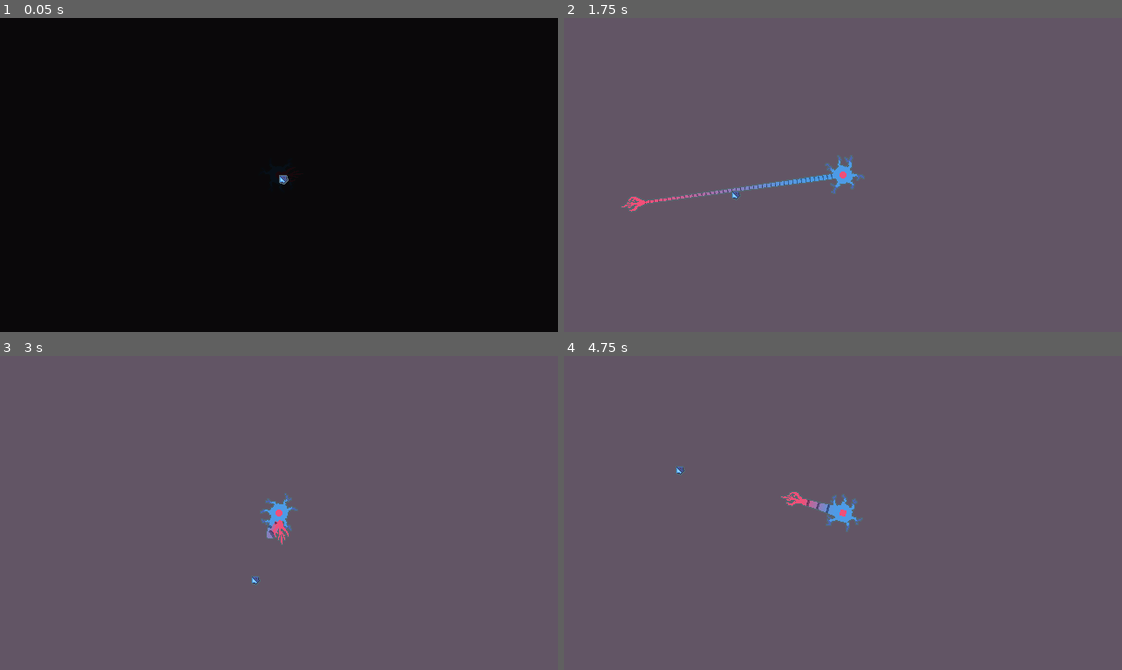
Above: before the commit, frames 1-4 (two rows, left to right).
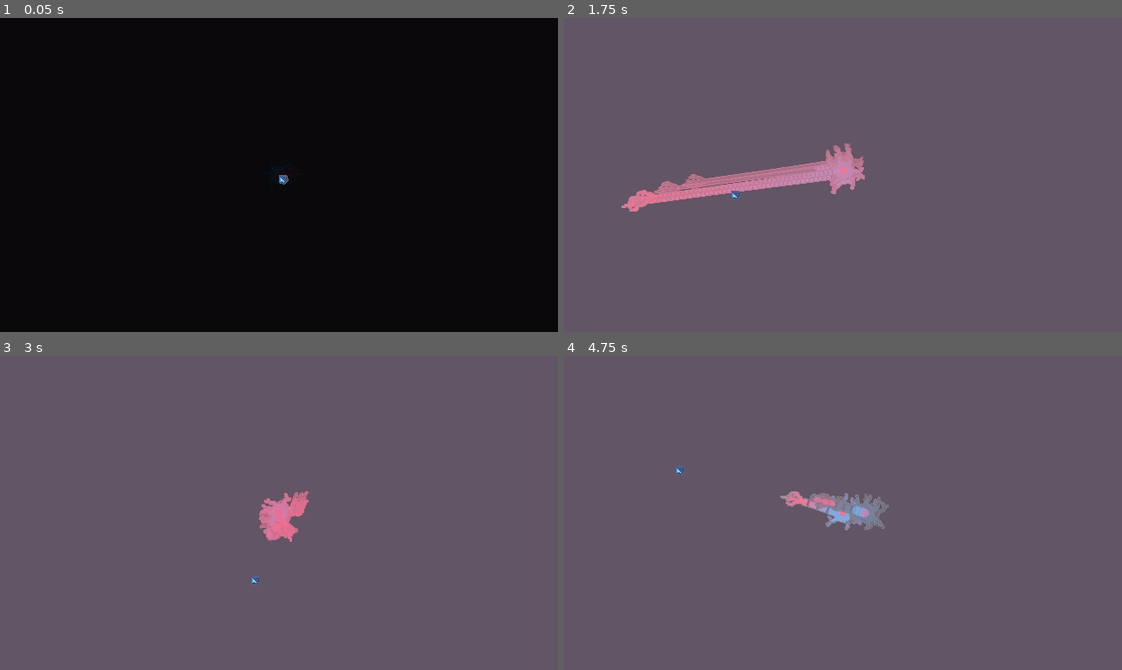
Above: after the commit, the same moments.

Repository: bnhrl/MomentumIsEverythingCountDown
Game: Godot game, scene res://Game/Player/player.tscn
Two runs of this game, one before a commit and one after it. Both use one fixed random seed, a clock stepped at 60 frames per second and the inputs below. This scene is started directly instead of the project's main scene.
Inputs (mouse positions are in pixels of both pictures, inside the frame that each line leads up to):
- Up to frame 1 (0.05 s): no input
- Up to frame 2 (1.75 s): move the mouse to (965, 159) at 0.52 s; hold D (right) 0.53-1.28 s; hold Space (reserve_ion, bound only after the commit) 0.53-1.28 s; move the mouse to (731, 190) at 1.27 s; hold S (down) from 1.28 s (still down); click (731, 190) at 1.35 s; tap Space (reserve_ion, bound only after the commit) at 1.55 s
- Up to frame 3 (3 s): move the mouse to (334, 443) at 2.02 s; release S (down) at 2.03 s; hold D (right) 2.03-2.78 s; hold Space (reserve_ion, bound only after the commit) 2.03-2.78 s; move the mouse to (251, 575) at 2.77 s; hold W (up) from 2.78 s (still down); tap Space (reserve_ion, bound only after the commit) at 2.85 s
- Up to frame 4 (4.75 s): move the mouse to (1010, 560) at 3.52 s; release W (up) at 3.53 s; hold Space (reserve_ion, bound only after the commit) 3.53-4.28 s; hold A (left) from 3.53 s (still down); click (1010, 560) at 3.6 s; tap R (restart) at 4.15 s; move the mouse to (675, 465) at 4.27 s; tap Space (reserve_ion, bound only after the commit) at 4.35 s

The runs differ from the first frame. In frame 2, 2.7% of the frame differs, in the area x 10-54%, y 39-62%; in frame 3, 0.9%; in frame 4, 1.2%.

Commit message:
Added "ION RESERVE" ability (wip?)

Diff:
--- a/Assets/Shaders/outline_2d.gdshader
+++ b/Assets/Shaders/outline_2d.gdshader
@@ -6,6 +6,7 @@
 
 uniform bool on_canvas_group = true;
 uniform float outline_thickness : hint_range(0, 10) = 1.0;
+uniform vec4 addition : source_color = vec4(1.0, 1.0, 1.0, 0.0);
 
 void fragment() {
 	if (on_canvas_group) {
@@ -39,4 +40,6 @@
 		vec4 color = texture(TEXTURE, UV);
 		COLOR = mix(color, outline_color, outline - color.a);
 	}
+
+	COLOR.rgb = mix(COLOR.rgb, addition.rgb, addition.a);
 }
--- a/Game/Player/player.gd
+++ b/Game/Player/player.gd
@@ -8,14 +8,16 @@
 func _ready() -> void:
 	_ready_tail()
 	Camera.target = self
-	grapple_direction_indicator.hide()
 
 func _physics_process(delta: float) -> void:
 	_process_movement(delta)
 	_process_tail(delta)
 	_process_visuals(delta)
+	_process_direction_indicator()
 	_process_grabber()
+	_process_momentum_ability()
 	_process_grappling(delta)
+	_process_flash()
 
 
 # Movement
@@ -93,13 +95,51 @@
 # Body Visuals & Audio
 @onready var model: CanvasGroup = $Model
 @onready var _body: AnimatedSprite2D = $Model/Body
-@onready var _center: Sprite2D = $Model/Center
+@onready var _center: AnimatedSprite2D = $Model/Center
 func _process_visuals(delta: float) -> void:
 	if dead: return
 
 	var angle := get_angle_to(get_global_mouse_position())
 	_body.rotation = LerpHelper.la(_body.rotation, angle, 16.0, delta)
 	_center.rotation = LerpHelper.la(_center.rotation, angle, 4.0, delta)
+	model.material.set_shader_parameter("addition", flash_color)
+	if stored_momentum > 0.0:
+		model.material.set_shader_parameter("outline_thickness", (sin(Time.get_ticks_msec() * 0.01) + 2.0))
+	else:
+		model.material.set_shader_parameter("outline_thickness", 1.0)
+
+func _process_direction_indicator() -> void:
+	if retracting_tail or releasing_momentum:
+		direction_indicator.look_at(get_global_mouse_position())
+		direction_indicator.show()
+	else:
+		direction_indicator.hide()
+
+var flash_color := Color.TRANSPARENT
+var flash_tween: Tween
+func flash(time := 0.5, color := Color.WHITE) -> void:
+	flash_color = color
+	if flash_tween: flash_tween.kill()
+	flash_tween = create_tween()
+	flash_tween.tween_property(self, "flash_color", Color.TRANSPARENT, time)
+
+func _process_flash() -> void:
+	model.material.set_shader_parameter("addition", flash_color)
+
+func shoot_clone(time := 0.5, clone_movement := Vector2.ZERO) -> void:
+	var clone := model.duplicate()
+	get_tree().current_scene.add_child(clone)
+	clone.global_transform = model.global_transform
+	var tween := create_tween()
+	tween.tween_property(clone, "modulate:a", 0.0, time)
+	tween.parallel().tween_property(clone, "global_position", clone.global_position + clone_movement, time).set_trans(Tween.TRANS_EXPO).set_ease(Tween.EASE_OUT)
+	tween.tween_callback(clone.queue_free)
+
+func bleed(angle: float) -> void:
+	if dead: return
+
+	$NotBloodParticles.rotation = angle
+	$NotBloodParticles.restart()
 
 const _RICOCHET_AUDIOS := [preload("uid://c0xfowxnk65ro"), preload("uid://cgev1lhy8m65c"), preload("uid://d2i8mrtm6x368")]
 const _KILL_AUDIOS := [preload("uid://cw51rnwwiauia"),preload("uid://ch76w0ku3btqh")]
@@ -134,7 +174,7 @@
 var retracting_tail := false
 var attempting_to_grapple := false
 var grappled_object: Node2D
-@onready var grapple_direction_indicator: Polygon2D = $GrappleDirectionIndicator
+@onready var direction_indicator: Polygon2D = $DirectionIndicator
 func _process_grappling(delta: float) -> void:
 	if !dead: _process_grapple_controls()
 	if !grappled_object:
@@ -159,16 +199,13 @@
 	momentum += global_position.direction_to(grappled_object.global_position) * 3000.0 * delta
 
 func _process_grapple_controls() -> void:
-	if !grappled_object:
+	if not grappled_object and not releasing_momentum:
 		if Input.is_action_pressed("grapple") and !attempting_to_grapple: # Grapple slow-down
 			retracting_tail = true
 			GameTime.set_temp_scale(0.1)
-			grapple_direction_indicator.look_at(get_global_mouse_position())
-			grapple_direction_indicator.show()
 		elif Input.is_action_just_released("grapple") and !attempting_to_grapple: # Grapple shoot
 			retracting_tail = false
 			grapple_direction = global_position.direction_to(get_global_mouse_position())
-			grapple_direction_indicator.hide()
 			$GrappleSoundPlayer.pitch_scale = randf_range(0.75, 1.25)
 			$GrappleSoundPlayer.play()
 			attempting_to_grapple = true
@@ -194,6 +231,49 @@
 func _on_grapple_timer_timeout() -> void:
 	if grappled_object: return
 	attempting_to_grapple = false
+
+
+# Ion Reserve/Release
+var stored_momentum := 0.0
+var holding_store_button := false
+var releasing_momentum := false
+@onready var reserve_cooldown: Timer = $ReserveCooldown
+func _process_momentum_ability() -> void:
+	if grappled_object or retracting_tail or not reserve_cooldown.is_stopped(): return
+
+	if stored_momentum > 0.0 and not holding_store_button:
+		if Input.is_action_pressed("reserve_ion"): # Choosing direction
+			GameTime.set_temp_scale(0.1)
+			releasing_momentum = true
+		elif Input.is_action_just_released("reserve_ion"): # Release
+			momentum += global_position.direction_to(get_global_mouse_position()) * stored_momentum
+			stored_momentum = 0.0
+			releasing_momentum = false
+			flash(0.25, Color("8fd3ff"))
+			_center.play("reserve_cooldown")
+			reserve_cooldown.start(5.0)
+	else:
+		if not holding_store_button:
+			if Input.is_action_just_pressed("reserve_ion"): # Reserve
+				var clone_momentum := momentum
+				GameTime.set_temp_scale()
+				stored_momentum = momentum.length()
+				momentum = Vector2.ZERO
+				holding_store_button = true
+				flash(0.5, Color("f04f78"))
+
+				shoot_clone(0.25, clone_momentum * 0.01)
+				await Delays.wait(0.05)
+				shoot_clone(0.5, clone_momentum * 0.05)
+				await Delays.wait(0.05)
+				shoot_clone(0.75, clone_momentum * 0.1)
+		else:
+			if Input.is_action_just_released("reserve_ion"):
+				holding_store_button = false
+
+func _on_reserve_cooldown_timeout() -> void:
+	_center.play("default")
+	flash(0.1, Color("8fd3ff"))
 
 
 # Death
@@ -218,9 +298,3 @@
 		$DeathSoundPlayer.pitch_scale = randf_range(0.8, 1.2)
 		$DeathSoundPlayer.play()
 		died.emit()
-
-func bleed(angle: float) -> void:
-	if dead: return
-
-	$NotBloodParticles.rotation = angle
-	$NotBloodParticles.restart()
--- a/Game/Player/player.tscn
+++ b/Game/Player/player.tscn
@@ -16,7 +16,8 @@
 [sub_resource type="ShaderMaterial" id="ShaderMaterial_853w4"]
 shader = ExtResource("2_p2hw7")
 shader_parameter/on_canvas_group = true
-shader_parameter/outline_thickness = 1.0
+shader_parameter/outline_thickness = 1.0000000475
+shader_parameter/addition = Color(1, 1, 1, 0)
 
 [sub_resource type="Curve" id="Curve_c6smh"]
 _data = [Vector2(0, 1), 0.0, 0.0, 0, 0, Vector2(0.39043823, 1), -1.6422175, -1.6422175, 0, 0, Vector2(1, 0.57024795), 0.0, 0.0, 0, 0]
@@ -46,6 +47,68 @@
 "loop": 1,
 "name": &"default",
 "speed": 3.5
+}]
+
+[sub_resource type="AtlasTexture" id="AtlasTexture_db2hk"]
+atlas = ExtResource("5_p2hw7")
+region = Rect2(0, 0, 32, 32)
+
+[sub_resource type="AtlasTexture" id="AtlasTexture_q0m6d"]
+atlas = ExtResource("5_p2hw7")
+region = Rect2(32, 0, 32, 32)
+
+[sub_resource type="AtlasTexture" id="AtlasTexture_qwver"]
+atlas = ExtResource("5_p2hw7")
+region = Rect2(64, 0, 32, 32)
+
+[sub_resource type="AtlasTexture" id="AtlasTexture_nfw5o"]
+atlas = ExtResource("5_p2hw7")
+region = Rect2(96, 0, 32, 32)
+
+[sub_resource type="AtlasTexture" id="AtlasTexture_wlpas"]
+atlas = ExtResource("5_p2hw7")
+region = Rect2(0, 32, 32, 32)
+
+[sub_resource type="AtlasTexture" id="AtlasTexture_akrrf"]
+atlas = ExtResource("5_p2hw7")
+region = Rect2(32, 32, 32, 32)
+
+[sub_resource type="AtlasTexture" id="AtlasTexture_tqhgd"]
+atlas = ExtResource("5_p2hw7")
+region = Rect2(64, 32, 32, 32)
+
+[sub_resource type="SpriteFrames" id="SpriteFrames_oshqu"]
+animations = [{
+"frames": [{
+"duration": 1.0,
+"texture": SubResource("AtlasTexture_db2hk")
+}, {
+"duration": 1.0,
+"texture": SubResource("AtlasTexture_q0m6d")
+}, {
+"duration": 1.0,
+"texture": SubResource("AtlasTexture_qwver")
+}, {
+"duration": 1.0,
+"texture": SubResource("AtlasTexture_nfw5o")
+}],
+"loop": 1,
+"name": &"default",
+"speed": 5.0
+}, {
+"frames": [{
+"duration": 1.0,
+"texture": SubResource("AtlasTexture_wlpas")
+}, {
+"duration": 1.0,
+"texture": SubResource("AtlasTexture_akrrf")
+}, {
+"duration": 1.0,
+"texture": SubResource("AtlasTexture_tqhgd")
+}],
+"loop": 1,
+"name": &"reserve_cooldown",
+"speed": 5.0
 }]
 
 [sub_resource type="CircleShape2D" id="CircleShape2D_letr6"]
@@ -120,8 +183,11 @@
 autoplay = "default"
 frame_progress = 0.15166096
 
-[node name="Center" type="Sprite2D" parent="Model" unique_id=2061725635]
-texture = ExtResource("5_p2hw7")
+[node name="Center" type="AnimatedSprite2D" parent="Model" unique_id=96553089]
+sprite_frames = SubResource("SpriteFrames_oshqu")
+animation = &"reserve_cooldown"
+autoplay = "default"
+frame_progress = 0.9284178
 
 [node name="Grabber" type="Area2D" parent="Model" unique_id=1042861233]
 position = Vector2(51, 0)
@@ -137,7 +203,7 @@
 sprite_frames = SubResource("SpriteFrames_853w4")
 autoplay = "default"
 
-[node name="GrappleDirectionIndicator" type="Polygon2D" parent="." unique_id=1750413852]
+[node name="DirectionIndicator" type="Polygon2D" parent="." unique_id=1750413852]
 polygon = PackedVector2Array(12, -8, 24, 0, 12, 8, 18, 0)
 
 [node name="KillSoundPlayer" type="AudioStreamPlayer2D" parent="." unique_id=224865394]
@@ -172,4 +238,9 @@
 wait_time = 0.5
 one_shot = true
 
+[node name="ReserveCooldown" type="Timer" parent="." unique_id=2138869592]
+wait_time = 5.0
+one_shot = true
+
 [connection signal="timeout" from="GrappleTimer" to="." method="_on_grapple_timer_timeout"]
+[connection signal="timeout" from="ReserveCooldown" to="." method="_on_reserve_cooldown_timeout"]
--- a/project.godot
+++ b/project.godot
@@ -12,6 +12,8 @@
 
 config/name="Excitoxicity"
 run/main_scene="uid://bd8qt04xi4h20"
+config/use_custom_user_dir=true
+config/custom_user_dir_name="Idiots3/Excitoxicity"
 config/features=PackedStringArray("4.7", "Forward Plus")
 boot_splash/bg_color=Color(0.18039216, 0.13333334, 0.18431373, 1)
 config/icon="uid://bvm6k7v1gift2"
@@ -130,6 +132,13 @@
 "events": [Object(InputEventKey,"resource_local_to_scene":false,"resource_name":"","device":-1,"window_id":0,"alt_press …(195 unchanged characters)…
 ]
 }
+reserve_ion={
+"deadzone": 0.2,
+"events": [Object(InputEventKey,"resource_local_to_scene":false,"resource_name":"","device":-1,"window_id":0,"alt_pressed":false,"shift_pressed":false,"ctrl_pressed":false,"meta_pressed":false,"pressed":false,"keycode":0,"physical_keycode":32,"key_label":0,"unicode":32,"location":0,"echo":false,"script":null)
+, Object(InputEventKey,"resource_local_to_scene":false,"resource_name":"","device":-1,"window_id":0,"alt_pressed":false,"shift_pressed":false,"ctrl_pressed":false,"meta_pressed":false,"pressed":false,"keycode":0,"physical_keycode":4194325,"key_label":0,"unicode":0,"location":0,"echo":false,"script":null)
+, Object(InputEventMouseButton,"resource_local_to_scene":false,"resource_name":"","device":-1,"window_id":0,"alt_pressed":false,"shift_pressed":false,"ctrl_pressed":false,"meta_pressed":false,"button_mask":2,"position":Vector2(256, 6),"global_position":Vector2(268, 66),"factor":1.0,"button_index":2,"canceled":false,"pressed":true,"double_click":false,"script":null)
+]
+}
 
 [navigation]
 
Binary file changed: Game/Player/center.png
